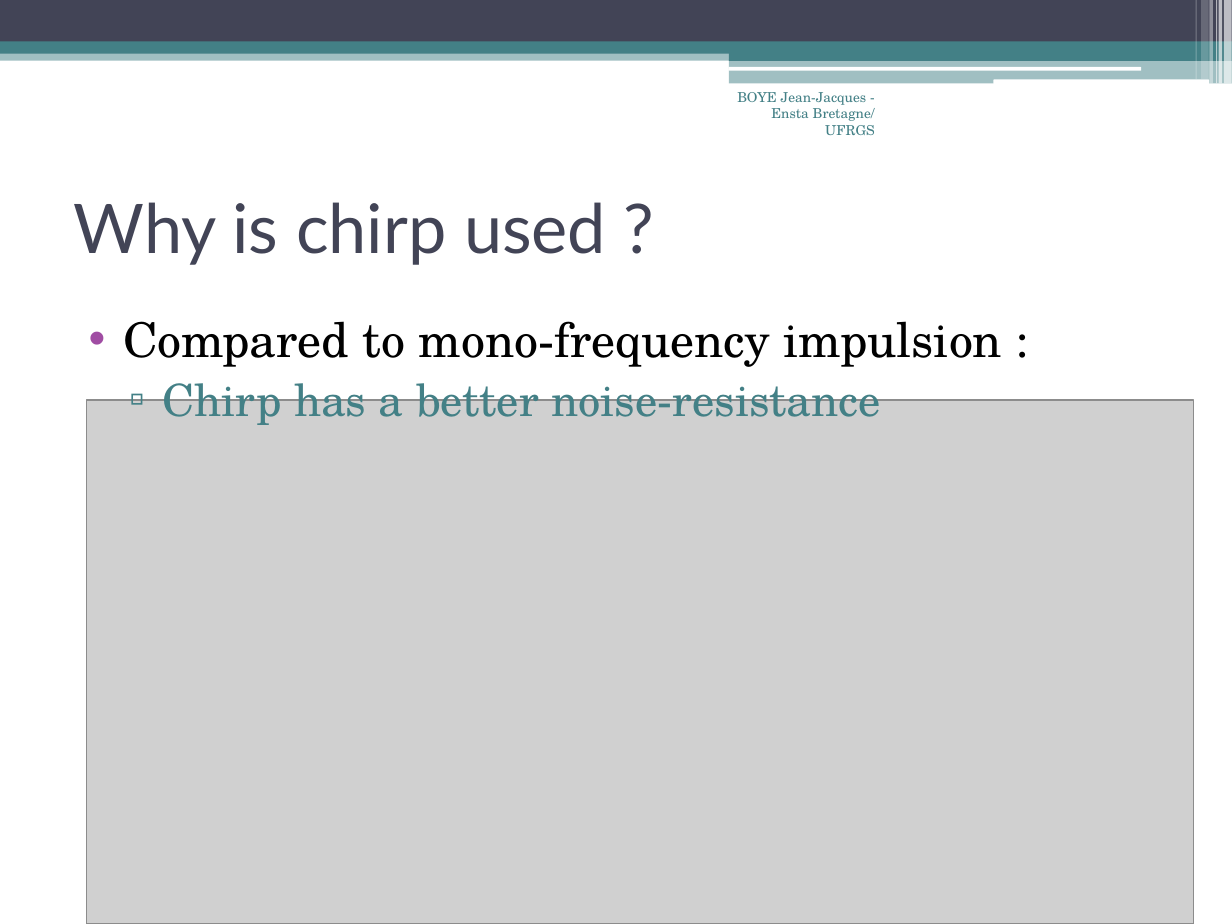
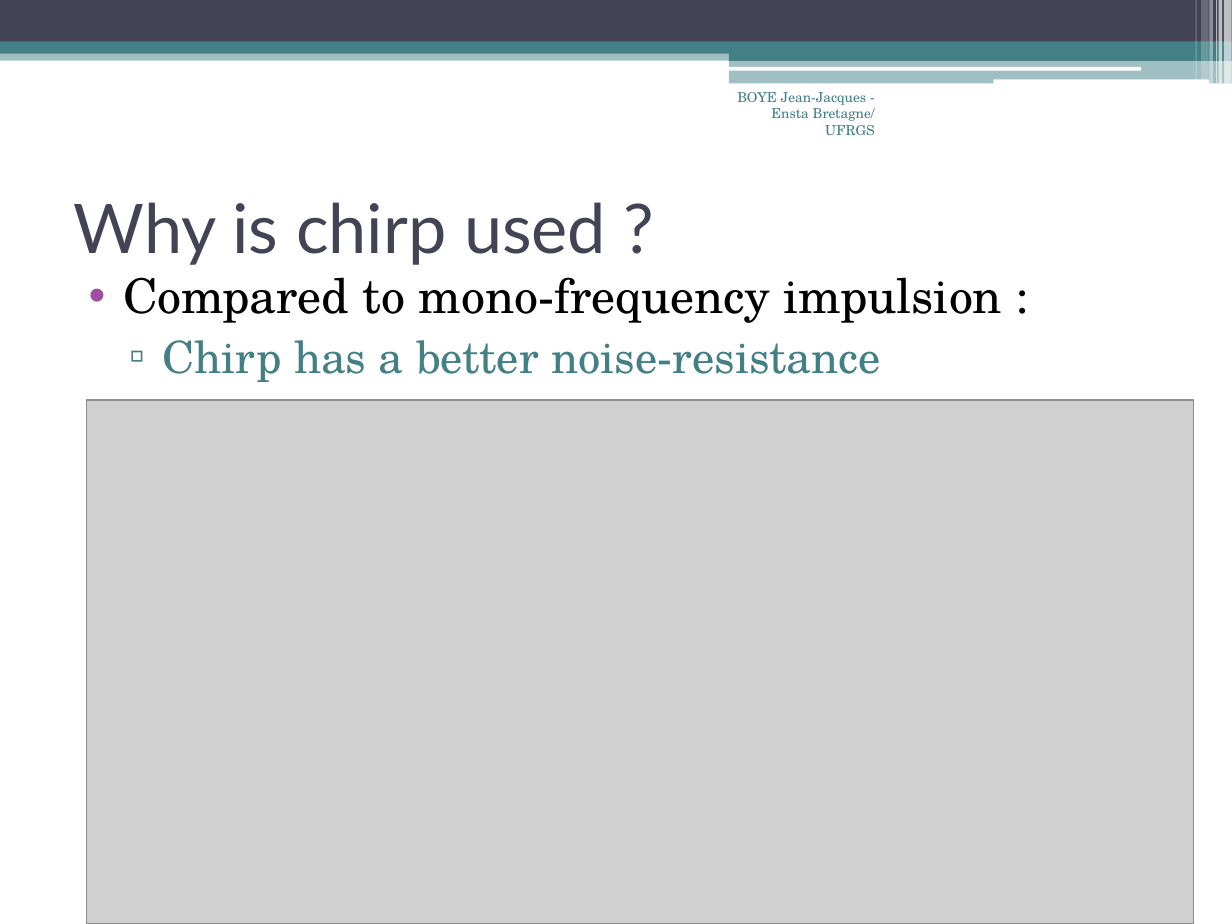
Before and after one commit to boyeje/Chirp, a slide deck: slide 5 of Docs/24_07.pptx (slide 4 before the commit). Drawn at 1232x924 pixels with LibreOffice and Linux fonts; fonts in the diff are those of the drawing; grey boxes stand for pictures. Boxes give left, top, right and bottom in pixels: in the first picture for what was removed or moved away, otherwise in the second. Text is boxed around its words. In the diff, an @@ line names an element or a change of style, - is before the commit and + after.

```diff
--- a/Docs/24_07.pptx
+++ b/Docs/24_07.pptx
@@ text "Compared to mono-frequency impulsion :": place and size @@
-text "Compared to mono-frequency impulsion :" at (123,321,1002,425)
+text "Compared to mono-frequency impulsion :" at (123,277,1002,382)
```
Also in this commit, not shown: 3 other slides changed, 5 slides added, 5 other files.
